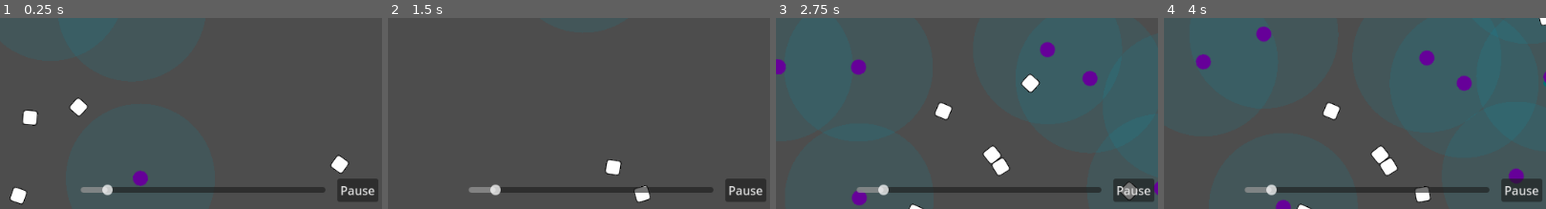
Above: before the commit, frames 1-4 (left to right).
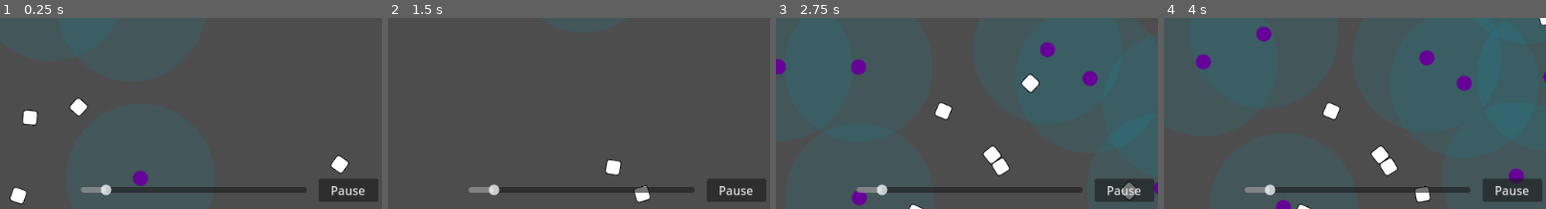
Above: after the commit, the same moments.

Repository: wivest/Natural-Selection
Game: Godot game, scene res://scenes/main.tscn
The game is run twice, just before and just after one commit, with the same random seed, the same clock (stepped at 60 frames per second) and the same inputs.
Inputs:
- Up to frame 1 (0.25 s): no input
- Up to frame 2 (1.5 s): click "Restart" at 0.5 s; click "Restart" at 1.25 s
- Up to frame 3 (2.75 s): click "Restart" at 2 s
- Up to frame 4 (4 s): click "Tabs" at 2.75 s; click "Tabs" at 3.5 s
The pictures show only the part of the screen within x 16-66%, y 49-99%; the shares and areas given below are measured in that part.

The runs differ from the first frame. In frame 1, 0.9% of the frame differs, in the area x 26-98%, y 84-96%; in frame 2, 0.9%; in frame 3, 0.9%; in frame 4, 1.0%.

Commit message:
style: set min pause button size

Diff:
--- a/scenes/main.tscn
+++ b/scenes/main.tscn
@@ -71,6 +71,7 @@
 script = ExtResource("5_cupa2")
 
 [node name="Pause" parent="GUI/Parameters/BottomContainer/HBoxContainer" instance=ExtResource("3_8ha1i")]
+custom_minimum_size = Vector2(80, 0)
 layout_mode = 2
 
 [node name="Restart" parent="GUI/Parameters/BottomContainer/HBoxContainer" instance=ExtResource("4_6v5ls")]
